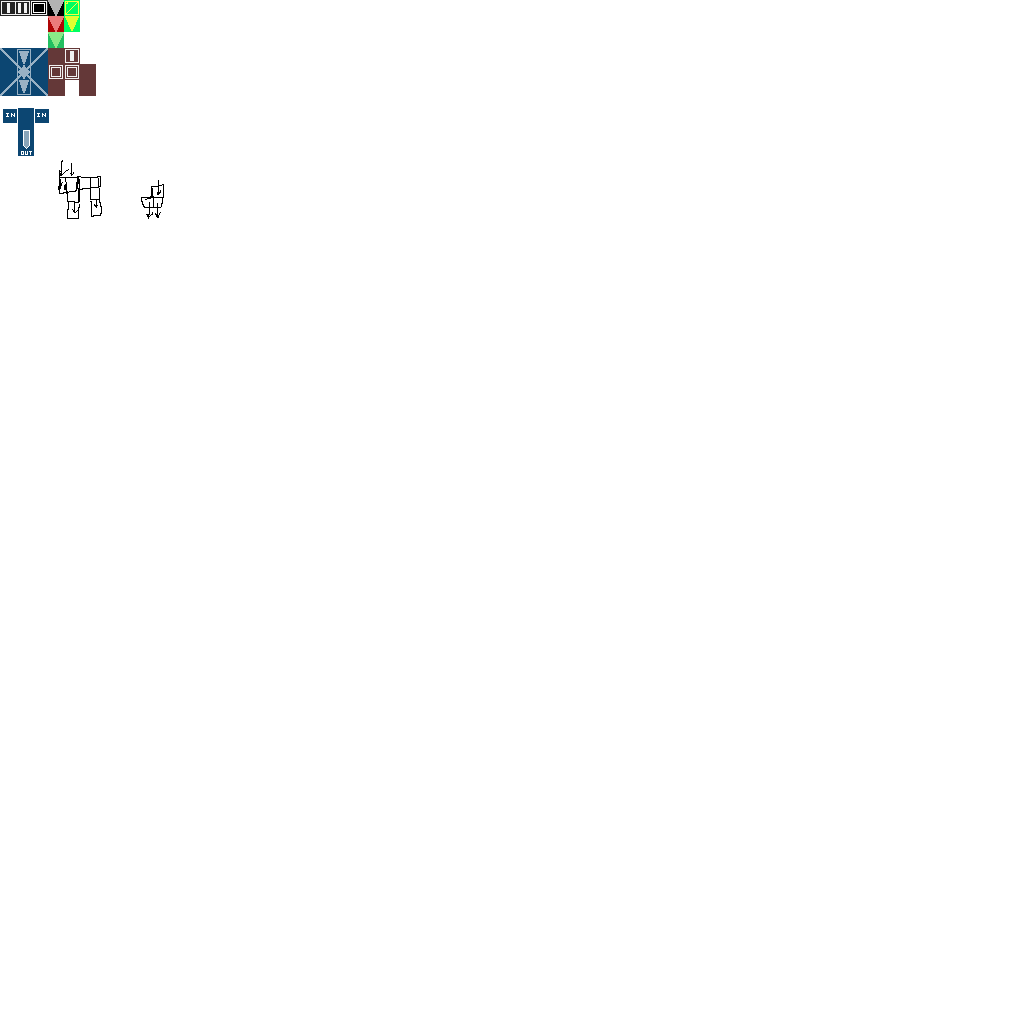
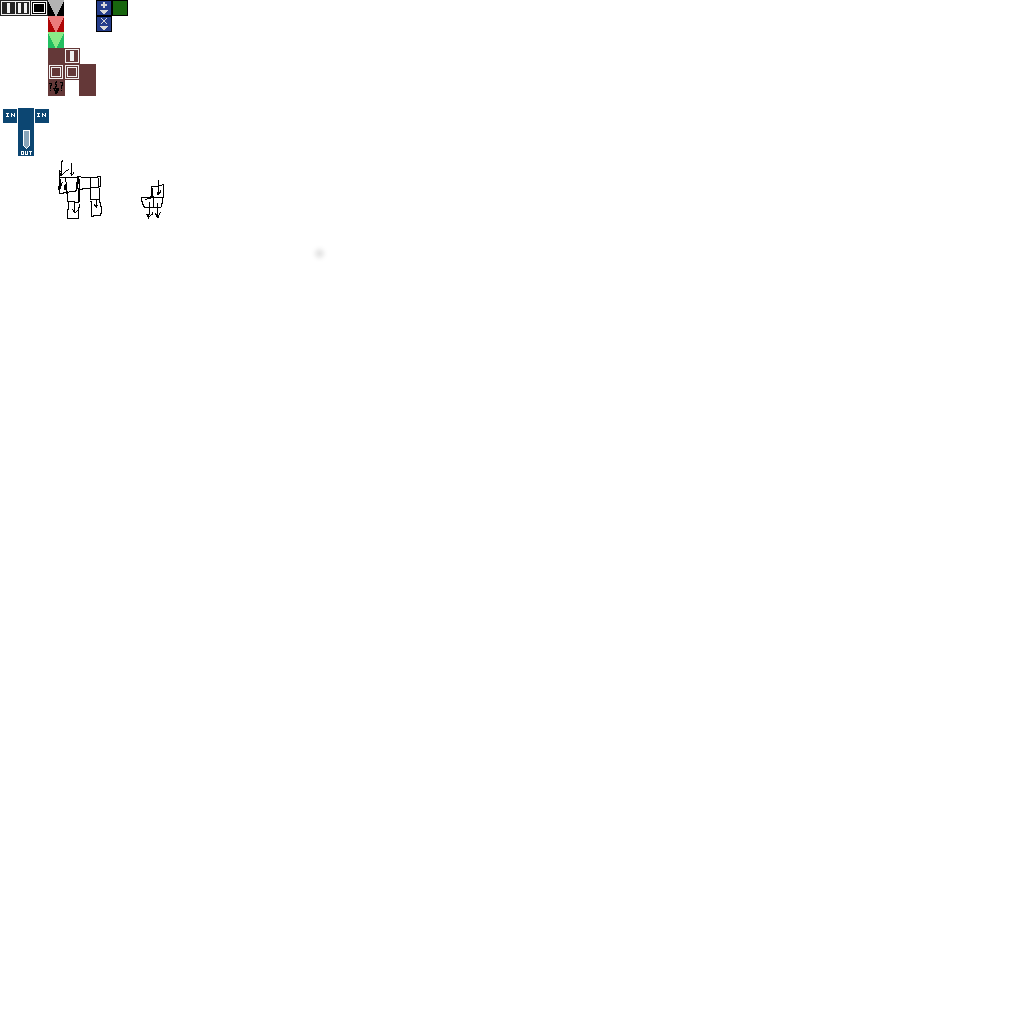
Layered file, before and after one edit (w=1024, h=1024). Changes by layer:
added layer "error" above "Small gates borders" over 49, 81, 63, 94
added layer "Small gates borders" above "New small gates" over 96, 0, 128, 32
added layer "New small gates" above "Pasted Layer #6" over 96, 0, 112, 32
added layer "Layer #10" above "Layer #4" over 312, 246, 327, 261
hid "Layer #6" over 0, 48, 48, 96
hid "Layer #1" over 0, 0, 80, 96
